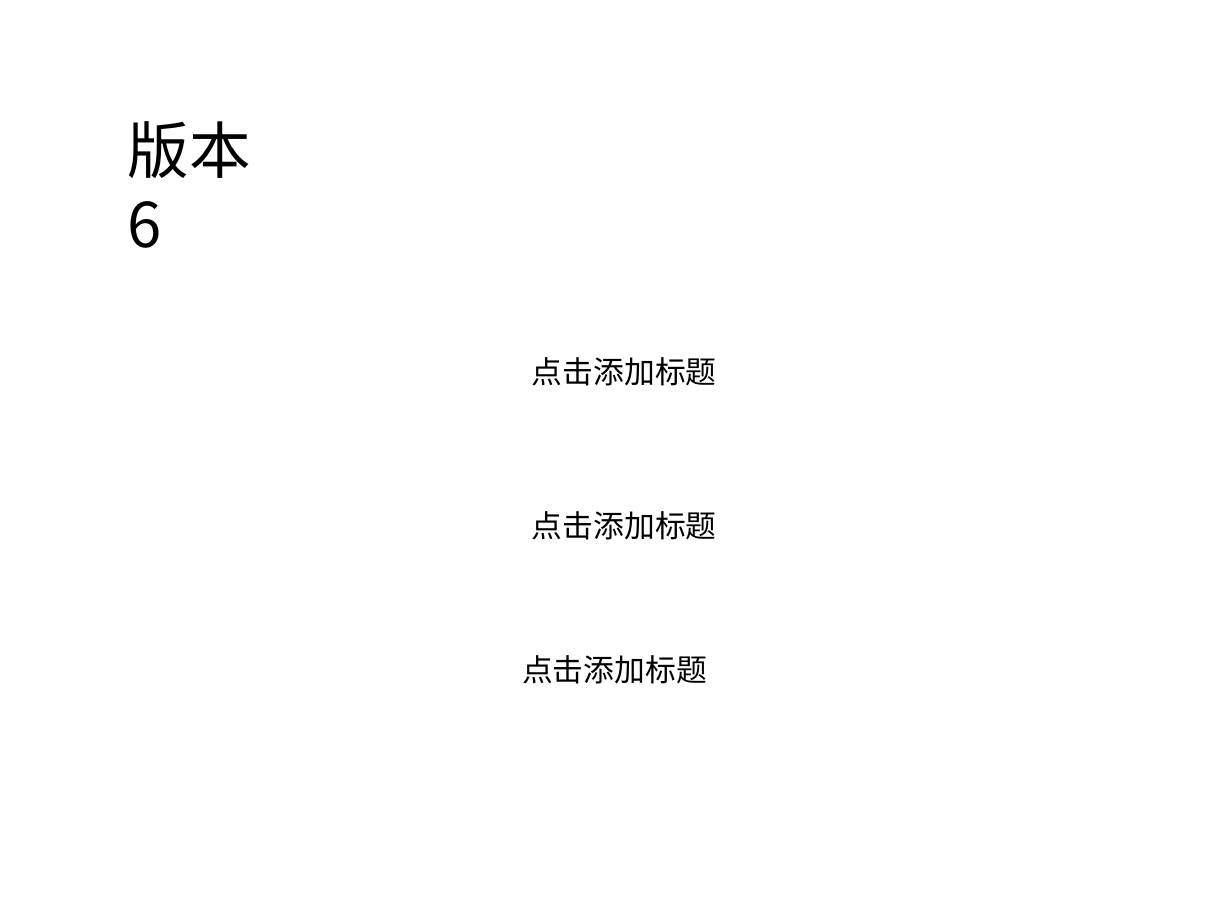
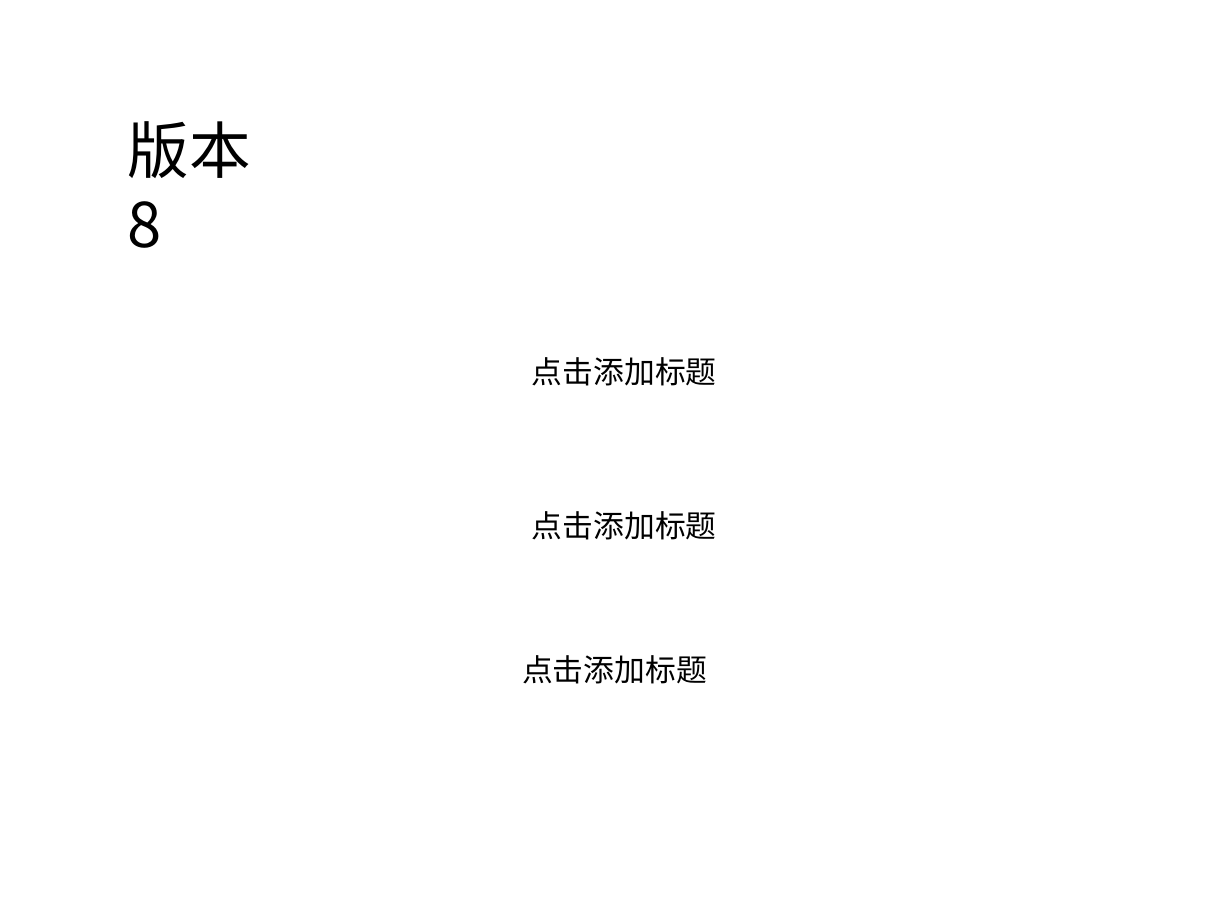
Before and after one commit to ygkee/PPTGit, a slide deck: slide 2 of ppt3480.ppt. Drawn at 1232x924 pixels with LibreOffice and Linux fonts; fonts in the diff are those of the drawing; background and template pictures are left out. Boxes give left, top, right and bottom in pixels: in the first picture for what was removed or moved away, otherwise in the second. Text is boxed around its words. In the diff, an @@ line names an element or a change of style, - is before the commit and + after.

Commit message:
ver 8

```diff
--- a/ppt3480.ppt
+++ b/ppt3480.ppt
@@ text at box(128, 121, 251, 248): text changed @@
-版本 6
+版本 8
```
